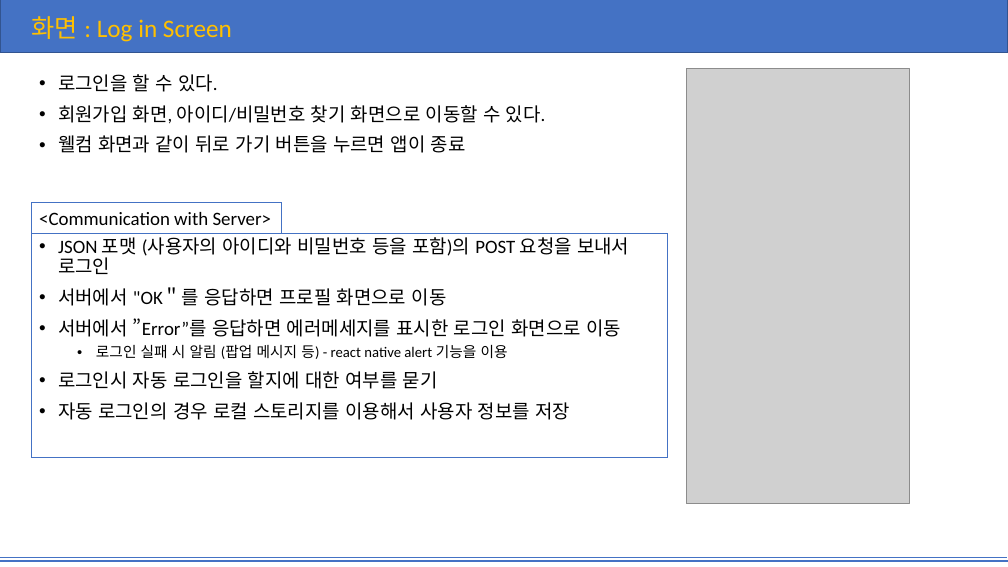
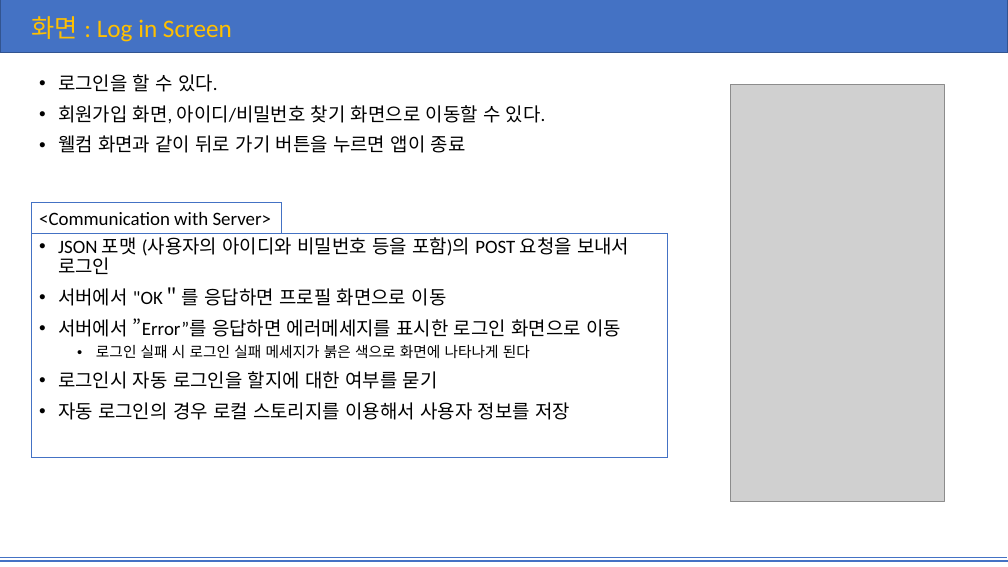
Before and after one commit to yjin910/Technonia_i_app, a slide deck: slide 4 of TEMS.pptx. Drawn at 1008x567 pixels with LibreOffice and Linux fonts; fonts in the diff are those of the drawing; grey boxes stand for pictures. Boxes give left, top, right and bottom in pixels: in the first picture for what was removed or moved away, otherwise in the second. Text is boxed around its words. In the diff, an @@ line names an element or a change of style, - is before the commit and + after.

```diff
--- a/TEMS.pptx
+++ b/TEMS.pptx
@@ picture: place and size @@
-picture at box(687, 68, 910, 504)
+picture at box(731, 85, 944, 502)
@@ text in rectangle at box(96, 345, 530, 358): text changed @@
-  • 로그인 실패 시 알림 (팝업 메시지 등) - react native alert 기능을 이용
+  • 로그인 실패 시 로그인 실패 메세지가 붉은 색으로 화면에 나타나게 된다
```
Also in this commit, not shown: 7 other slides changed, 6 slides added, 28 slides removed, 5 other files.
